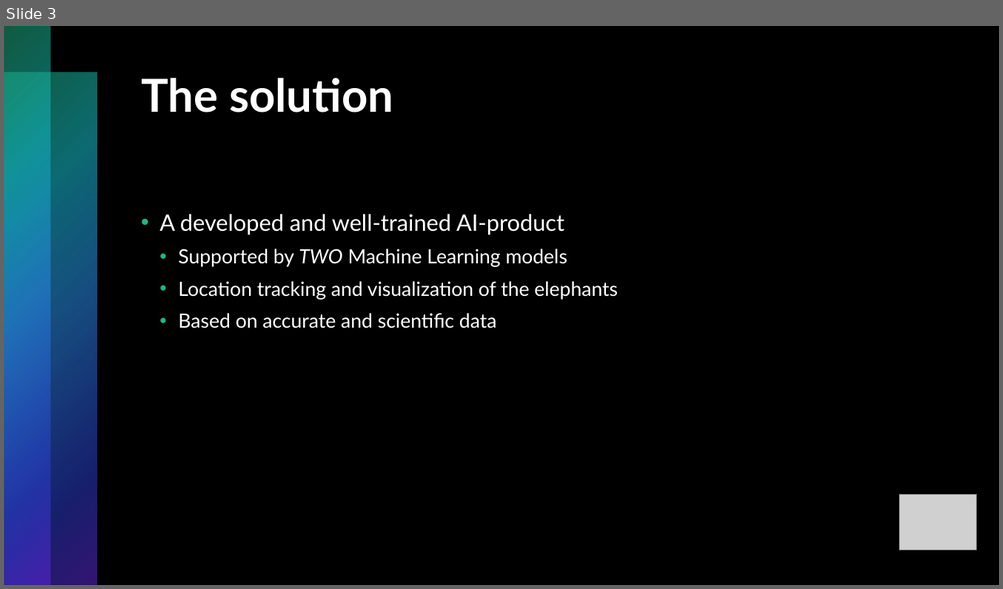
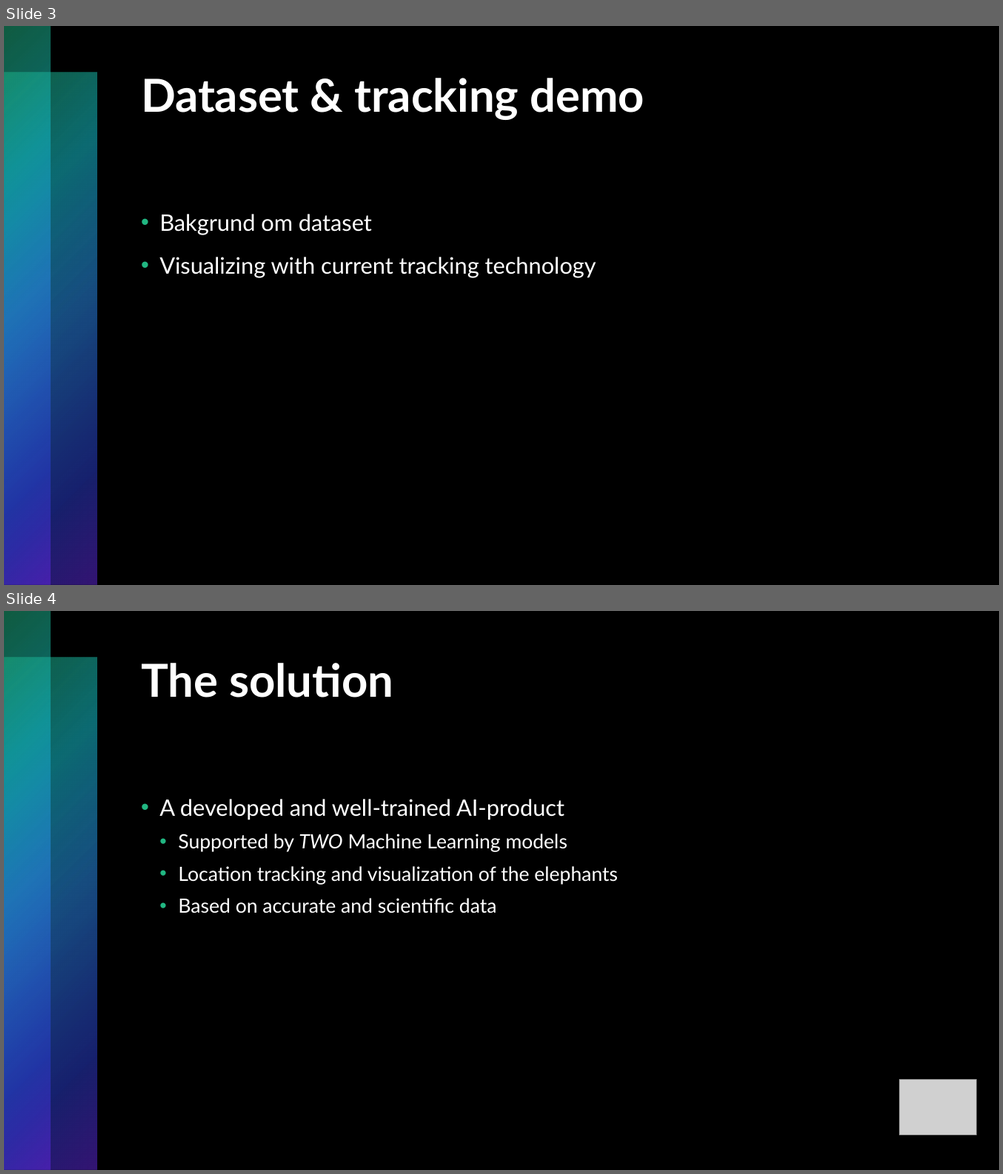
Before and after one commit to stefanlilja/pink_elephants, a slide deck: pitch.pptx. Shown one above the other, each under a label of ours: slide 3 before the commit, slides 3 and 4 after it. The pictures are 1003x589 and 1003x1174 pixels, drawn with LibreOffice and Linux fonts; fonts in the diff are those of the drawing; grey boxes stand for pictures. Boxes give left, top, right and bottom in pixels: in the first picture for what was removed or moved away, otherwise in the second. Text is boxed around its words. In the diff, an @@ line names an element or a change of style, - is before the commit and + after.

```diff
--- a/pitch.pptx
+++ b/pitch.pptx
@@ slide 3 added at [4, 26, 999, 585], background #000000; not listed: 2 template elements that a slide beside it also shows @@
@@ title added at [141, 78, 644, 120], 44 pt, text #FFFFFF, bold @@
+Dataset & tracking demo
@@ text added at [159, 214, 596, 278], 22 pt, text #FFFFFF @@
+• Bakgrund om dataset
+• Visualizing with current tracking technology
@@ what was slide 3 is now slide 4 @@
```
Also in this commit, not shown: 3 slides changed, 2 other slides added, 1 other file.
